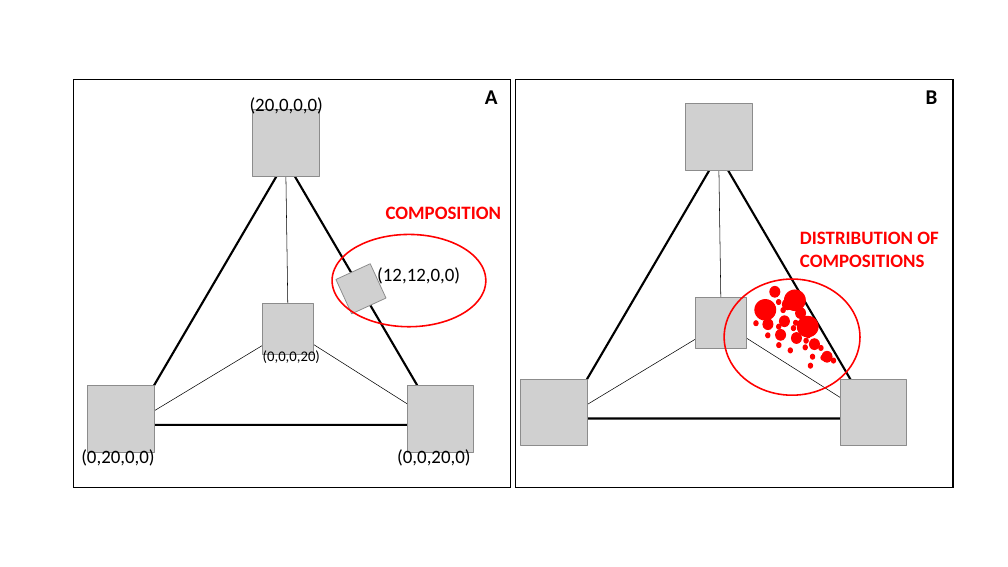
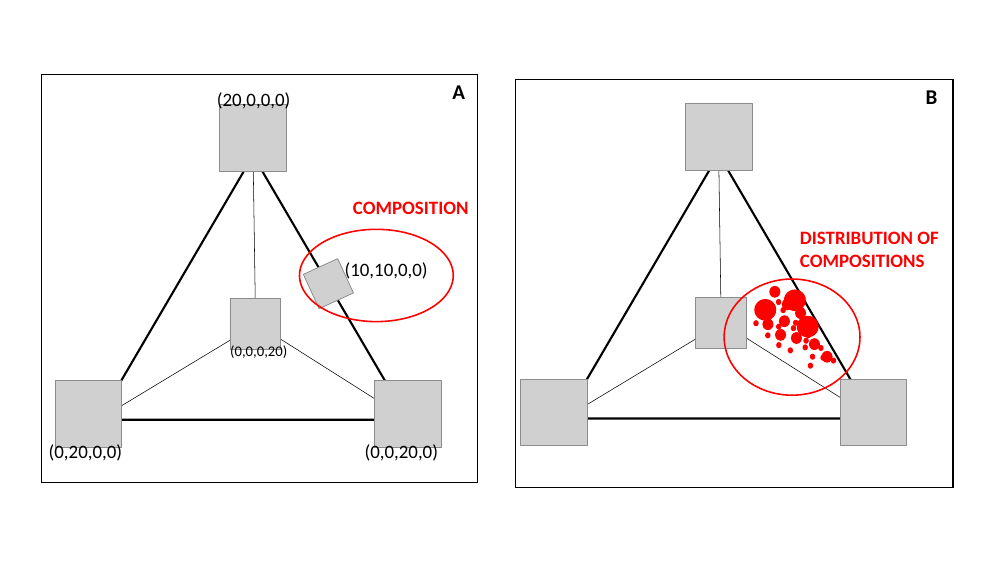
Before and after one commit to JenniferNeumaier/ml_coda, a slide deck: slide 3 of doc/Results for Master Thesis.odp. Drawn at 1008x567 pixels with LibreOffice and Linux fonts; fonts in the diff are those of the drawing; grey boxes stand for pictures. Boxes give left, top, right and bottom in pixels: in the first picture for what was removed or moved away, otherwise in the second. Text is boxed around its words. In the diff, an @@ line names an element or a change of style, - is before the commit and + after.

```diff
--- a/doc/Results for Master Thesis.odp
+++ b/doc/Results for Master Thesis.odp
@@ 4 pictures, 3 texts, 2 freeform shapes, 2 lines: place and size @@
-4 pictures, 3 texts, 2 freeform shapes, 2 lines at [88, 90, 498, 452]
+4 pictures, 3 texts, 2 freeform shapes, 2 lines at [55, 85, 465, 447]
@@ text at [345, 262, 428, 281]: text changed @@
-(12,12,0,0)
+(10,10,0,0)
@@ 3 texts, 1 picture, 1 freeform shape, 1 line: place and size @@
-3 texts, 1 picture, 1 freeform shape, 1 line at [74, 79, 510, 487]
+3 texts, 1 picture, 1 freeform shape, 1 line at [42, 75, 478, 482]
```
Also in this commit, not shown: 6 other slides changed, 7 slides added, 35 other files.
